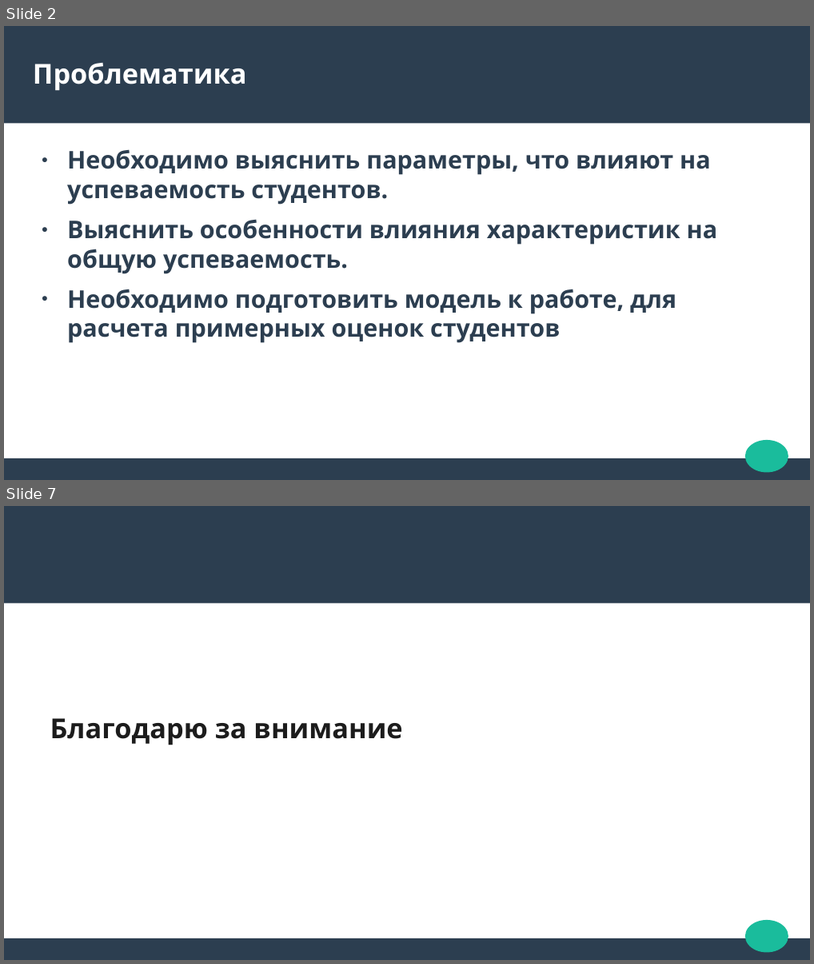
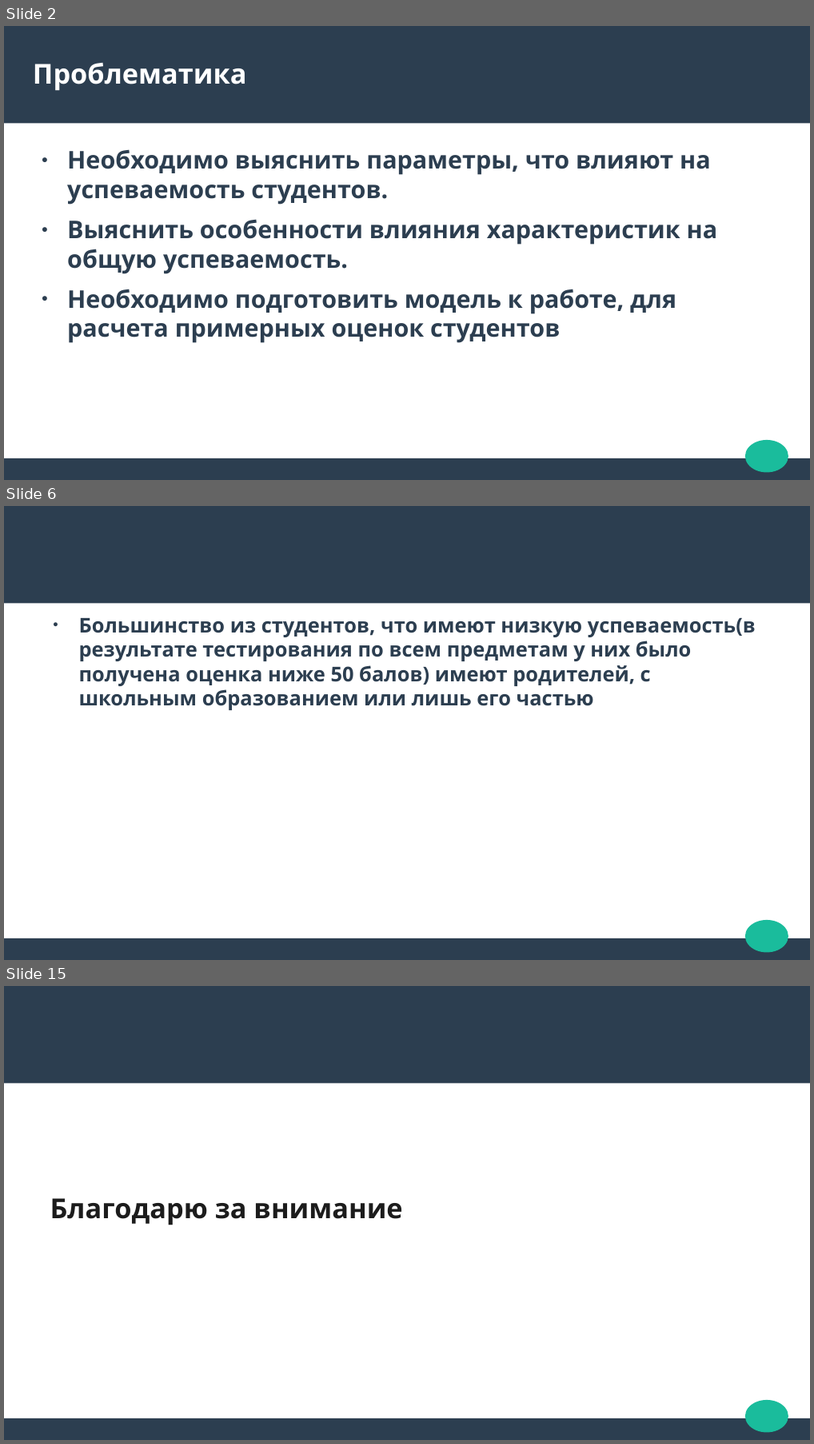
Before and after one commit to StrangeSas/StudentGradesModel, a slide deck: StudentGradesPresentation.odp. Shown one above the other, each under a label of ours: slides 2 and 7 before the commit, slides 2, 6 and 15 after it; the slides between them are not shown. The pictures are 814x964 and 814x1444 pixels, drawn with LibreOffice and Linux fonts; fonts in the diff are those of the drawing. Boxes give left, top, right and bottom in pixels: in the first picture for what was removed or moved away, otherwise in the second. Text is boxed around its words. In the diff, an @@ line names an element or a change of style, - is before the commit and + after.

```diff
--- a/StudentGradesPresentation.odp
+++ b/StudentGradesPresentation.odp
@@ slide 6 added at box(4, 506, 810, 960), background #FFFFFF; not listed: 3 template elements that a slide beside it also shows @@
@@ text added at box(79, 618, 756, 710), 20 pt, text #2C3E50, bold @@
+● Большинство из студентов, что имеют низкую успеваемость(в результате тестирования по всем предметам у них было получена оценка ниже 50 балов) имеют родителей, с школьным образованием или лишь его частью
@@ what was slide 7 is now slide 15 @@
```
Also in this commit, not shown: 2 slides changed, 9 other slides added, 2 slides removed, 1 other file.
